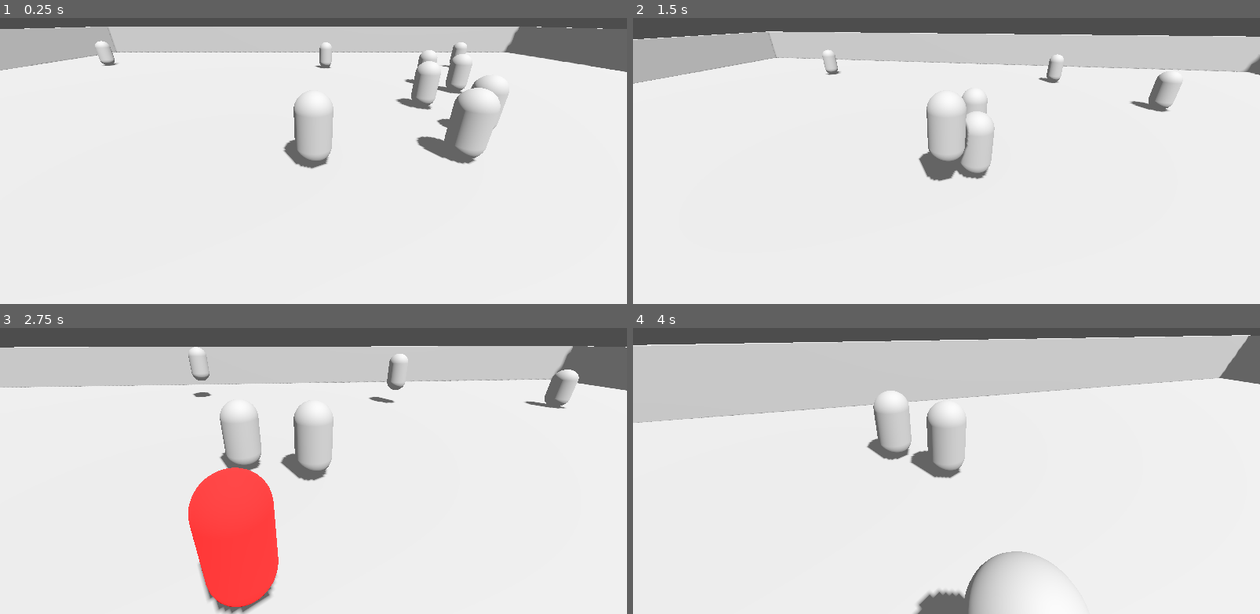
Above: before the commit, frames 1-4 (two rows, left to right).
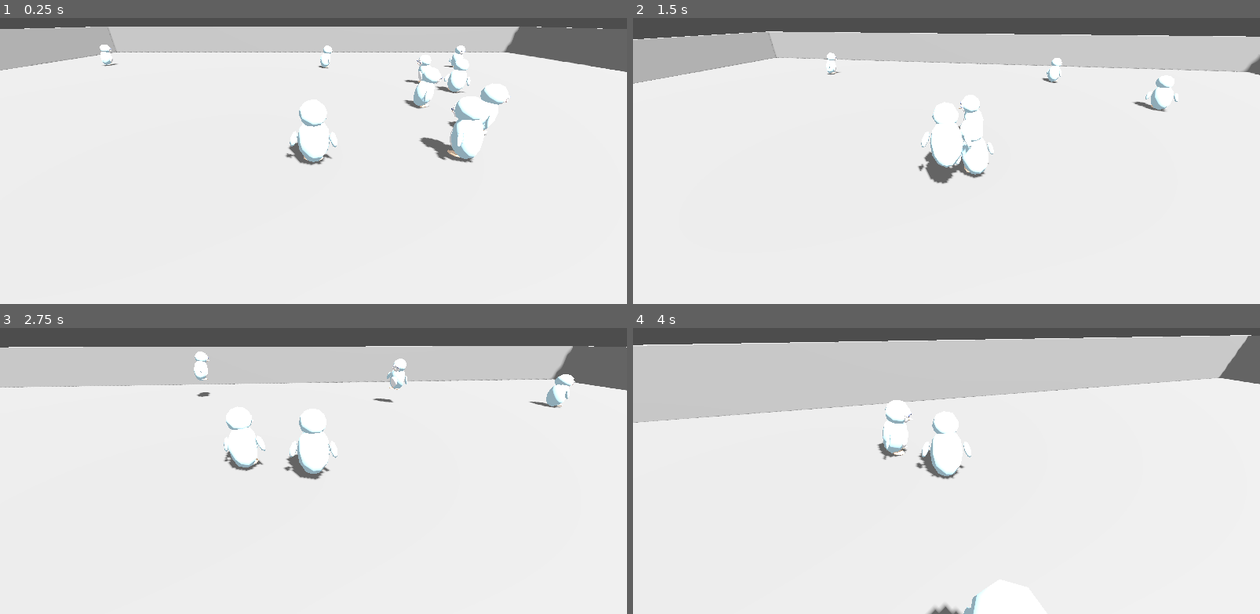
Above: after the commit, the same moments.

Repository: Leewang31/SP-Ai_Agent_Game_V1
Game: Godot game, scene res://scenes/Main.tscn
Two runs of this game, one before a commit and one after it. Both use one fixed random seed, a clock stepped at 60 frames per second and the inputs below.
Inputs (mouse positions are in pixels of both pictures, inside the frame that each line leads up to):
- Up to frame 1 (0.25 s): no input
- Up to frame 2 (1.5 s): move the mouse to (977, 126) at 0.52 s; hold Q (attack) 0.53-1.28 s; hold W (move_forward) from 0.53 s (still down); tap Space (jump) at 0.77, 1.07 s; tap Shift (sprint) at 0.8, 1.35 s; move the mouse to (915, 129) at 1.27 s
- Up to frame 3 (2.75 s): keep holding W (move_forward); tap Space (jump) at 1.52, 1.55, 1.82, 2.1 s; move the mouse to (326, 430) at 2.02 s; hold Q (attack) from 2.03 s (still down)
- Up to frame 4 (4 s): keep holding W (move_forward); move the mouse to (940, 442) at 2.77 s; release Q (attack) at 2.78 s; tap Q (attack) at 2.85 s; tap Space (jump) at 3.02, 3.32, 3.77, 3.8 s; tap Shift (sprint) at 3.05 s; move the mouse to (990, 442) at 3.52 s; hold Shift (sprint) from 3.53 s (still down)

The runs differ from the first frame. In frame 1, 4.6% of the frame differs, in the area x 15-82%, y 7-53%; in frame 2, 3.0%; in frame 3, 9.4%, in the area x 0-100%, y 6-100%; in frame 4, 4.4%.

Commit message:
feat: 로우폴리 펭귄 3D 모델 인게임 적용
- assets/penguin.glb 추가 (108KB, Blender 5.1 제작)
  - 15개 메시 파츠 (파스텔 하늘색+흰색 StandardMaterial3D)
  - 11본 리깅 (root/spine/chest/neck/head/wing×2/leg×2/foot×2)
  - 5개 애니메이션: Idle(2.5s) Move(1.7s) Run(0.8s) Attack(2.1s) Die(2.7s)

- PlayerController.gd: 애니메이션 상태머신 + GLB 동적 로드
  - State enum: IDLE/MOVE/RUN/ATTACK/DIE
  - _spawn_penguin(): GLB 로드 → 스케일/위치 보정 → AnimationPlayer 탐색
  - 루프 애니메이션 자동 설정 (Idle/Move/Run)
  - 공격 종료 콜백 (_on_anim_finished)

- BotController.gd: 동일한 펭귄 모델 + AI 이동/점프/피격 애니메이션

- scenes/Main.tscn, Bot.tscn: 캡슐 메시 visible=false, UID 수정

- README.md: 펭귄 모델 스펙·상태머신 섹션 추가

Co-Authored-By: Claude Sonnet 4.6 <noreply@anthropic.com>

Diff:
--- a/output/godot-project/scenes/Bot.tscn
+++ b/output/godot-project/scenes/Bot.tscn
@@ -11,6 +11,7 @@
 
 [node name="MeshInstance3D" type="MeshInstance3D" parent="."]
 mesh = SubResource("CapsuleMesh_bot1")
+visible = false
 
 [node name="CollisionShape3D" type="CollisionShape3D" parent="."]
 shape = SubResource("CapsuleShape3D_bot1")
--- a/output/godot-project/scenes/Main.tscn
+++ b/output/godot-project/scenes/Main.tscn
@@ -32,6 +32,7 @@
 
 [node name="MeshInstance3D" type="MeshInstance3D" parent="Player"]
 mesh = SubResource("CapsuleMesh_player1")
+visible = false
 
 [node name="CollisionShape3D" type="CollisionShape3D" parent="Player"]
 shape = SubResource("CapsuleShape3D_ply01")
--- a/output/godot-project/scripts/BotController.gd
+++ b/output/godot-project/scripts/BotController.gd
@@ -1,27 +1,75 @@
 extends CharacterBody3D
 
+# ━━━━━━━━━━━━━━━━━━━━━━━━━━━━━━━━━━━━━━━━━━━━━━━━━━
+#  상수
+# ━━━━━━━━━━━━━━━━━━━━━━━━━━━━━━━━━━━━━━━━━━━━━━━━━━
 const MOVE_SPEED     : float = 5.0
 const JUMP_VELOCITY  : float = 4.5
 const GRAVITY        : float = 9.8
-const FALL_DURATION  : float = 1.0
+const FALL_DURATION  : float = 2.5   # die 애니(65f/24fps ≈ 2.7s)
 const DIR_CHANGE_MIN : float = 1.5
 const DIR_CHANGE_MAX : float = 3.5
 const JUMP_MIN       : float = 2.0
 const JUMP_MAX       : float = 5.0
 
+const MODEL_PATH  : String = "res://assets/penguin.glb"
+const MODEL_SCALE : float  = 0.65
+const MODEL_Y     : float  = -1.0
+const LOOP_ANIMS  : Array  = ["Penguin_Idle", "Penguin_Move", "Penguin_Run"]
+
+# ━━━━━━━━━━━━━━━━━━━━━━━━━━━━━━━━━━━━━━━━━━━━━━━━━━
+#  노드 / 변수
+# ━━━━━━━━━━━━━━━━━━━━━━━━━━━━━━━━━━━━━━━━━━━━━━━━━━
 @onready var jump_timer : Timer = $JumpTimer
-@onready var mesh       : MeshInstance3D = $MeshInstance3D
 
-var _move_dir  : Vector3 = Vector3.ZERO
-var _is_fallen : bool    = false
-var _dir_timer : float   = 0.0
+var _move_dir  : Vector3       = Vector3.ZERO
+var _is_fallen : bool          = false
+var _dir_timer : float         = 0.0
+var _anim      : AnimationPlayer = null
 
+# ━━━━━━━━━━━━━━━━━━━━━━━━━━━━━━━━━━━━━━━━━━━━━━━━━━
+#  초기화
+# ━━━━━━━━━━━━━━━━━━━━━━━━━━━━━━━━━━━━━━━━━━━━━━━━━━
 func _ready() -> void:
 	add_to_group("bots")
 	jump_timer.timeout.connect(_on_jump_timer_timeout)
 	_change_direction()
 	_start_jump_timer()
+	_spawn_penguin()
 
+func _spawn_penguin() -> void:
+	var res := load(MODEL_PATH)
+	if not res:
+		return
+	var model : Node3D = res.instantiate()
+	model.name               = "PenguinModel"
+	model.rotation_degrees.y = 180.0
+	model.scale              = Vector3.ONE * MODEL_SCALE
+	model.position.y         = MODEL_Y
+	add_child(model)
+
+	_anim = _find_anim_player(model)
+	if not _anim:
+		return
+
+	for anim_name in LOOP_ANIMS:
+		if _anim.has_animation(anim_name):
+			_anim.get_animation(anim_name).loop_mode = Animation.LOOP_LINEAR
+
+	_play_anim("Penguin_Move")
+
+func _find_anim_player(node: Node) -> AnimationPlayer:
+	if node is AnimationPlayer:
+		return node
+	for child in node.get_children():
+		var found := _find_anim_player(child)
+		if found:
+			return found
+	return null
+
+# ━━━━━━━━━━━━━━━━━━━━━━━━━━━━━━━━━━━━━━━━━━━━━━━━━━
+#  물리 처리
+# ━━━━━━━━━━━━━━━━━━━━━━━━━━━━━━━━━━━━━━━━━━━━━━━━━━
 func _physics_process(delta: float) -> void:
 	if _is_fallen:
 		return
@@ -36,29 +84,44 @@
 	velocity.x = _move_dir.x * MOVE_SPEED
 	velocity.z = _move_dir.z * MOVE_SPEED
 
+	# 이동 방향으로 회전 (펭귄 모델이 180° 보정이 되어 있으므로 그대로 사용)
+	if _move_dir.length() > 0.1:
+		look_at(global_position + _move_dir, Vector3.UP)
+
 	move_and_slide()
 
 func _change_direction() -> void:
-	var angle := randf() * TAU
-	_move_dir = Vector3(cos(angle), 0.0, sin(angle))
-	_dir_timer = randf_range(DIR_CHANGE_MIN, DIR_CHANGE_MAX)
+	var angle  := randf() * TAU
+	_move_dir   = Vector3(cos(angle), 0.0, sin(angle))
+	_dir_timer  = randf_range(DIR_CHANGE_MIN, DIR_CHANGE_MAX)
 
 func _start_jump_timer() -> void:
 	jump_timer.wait_time = randf_range(JUMP_MIN, JUMP_MAX)
-	jump_timer.one_shot = true
+	jump_timer.one_shot  = true
 	jump_timer.start()
 
+# ━━━━━━━━━━━━━━━━━━━━━━━━━━━━━━━━━━━━━━━━━━━━━━━━━━
+#  피격 / 사망
+# ━━━━━━━━━━━━━━━━━━━━━━━━━━━━━━━━━━━━━━━━━━━━━━━━━━
 func take_hit() -> void:
 	if _is_fallen:
 		return
 	_is_fallen = true
-	velocity = Vector3.ZERO
-	var mat := StandardMaterial3D.new()
-	mat.albedo_color = Color(1.0, 0.15, 0.15)
-	mesh.material_override = mat
+	velocity   = Vector3.ZERO
+	_play_anim("Penguin_Die")
 	get_tree().create_timer(FALL_DURATION).timeout.connect(queue_free)
 
 func _on_jump_timer_timeout() -> void:
 	if not _is_fallen and is_on_floor():
 		velocity.y = JUMP_VELOCITY
 	_start_jump_timer()
+
+# ━━━━━━━━━━━━━━━━━━━━━━━━━━━━━━━━━━━━━━━━━━━━━━━━━━
+#  애니메이션 헬퍼
+# ━━━━━━━━━━━━━━━━━━━━━━━━━━━━━━━━━━━━━━━━━━━━━━━━━━
+func _play_anim(anim_name: String) -> void:
+	if not _anim or not _anim.has_animation(anim_name):
+		return
+	if _anim.current_animation == anim_name:
+		return
+	_anim.play(anim_name)
--- a/output/godot-project/scripts/PlayerController.gd
+++ b/output/godot-project/scripts/PlayerController.gd
@@ -1,5 +1,8 @@
 extends CharacterBody3D
 
+# ━━━━━━━━━━━━━━━━━━━━━━━━━━━━━━━━━━━━━━━━━━━━━━━━━━
+#  상수
+# ━━━━━━━━━━━━━━━━━━━━━━━━━━━━━━━━━━━━━━━━━━━━━━━━━━
 const MOVE_SPEED        : float = 5.0
 const SPRINT_MULTIPLIER : float = 1.8
 const JUMP_VELOCITY     : float = 4.5
@@ -10,59 +13,176 @@
 const CAM_PITCH_MIN     : float = -1.22
 const CAM_PITCH_MAX     : float =  0.35
 
+const MODEL_PATH  : String = "res://assets/penguin.glb"
+const MODEL_SCALE : float  = 0.65
+const MODEL_Y     : float  = -1.0
+
+# 루프 재생할 애니메이션 목록
+const LOOP_ANIMS  : Array  = ["Penguin_Idle", "Penguin_Move", "Penguin_Run"]
+
+# ━━━━━━━━━━━━━━━━━━━━━━━━━━━━━━━━━━━━━━━━━━━━━━━━━━
+#  상태 정의
+# ━━━━━━━━━━━━━━━━━━━━━━━━━━━━━━━━━━━━━━━━━━━━━━━━━━
+enum State { IDLE, MOVE, RUN, ATTACK, DIE }
+
+# ━━━━━━━━━━━━━━━━━━━━━━━━━━━━━━━━━━━━━━━━━━━━━━━━━━
+#  노드 참조
+# ━━━━━━━━━━━━━━━━━━━━━━━━━━━━━━━━━━━━━━━━━━━━━━━━━━
 @onready var spring_arm : SpringArm3D = $SpringArm3D
-@onready var mesh       : MeshInstance3D = $MeshInstance3D
 
+var _state : State         = State.IDLE
+var _anim  : AnimationPlayer = null
+
+# ━━━━━━━━━━━━━━━━━━━━━━━━━━━━━━━━━━━━━━━━━━━━━━━━━━
+#  초기화
+# ━━━━━━━━━━━━━━━━━━━━━━━━━━━━━━━━━━━━━━━━━━━━━━━━━━
 func _ready() -> void:
 	spring_arm.spring_length = CAM_DISTANCE
-	spring_arm.rotation.x = deg_to_rad(-25.0)
+	spring_arm.rotation.x    = deg_to_rad(-25.0)
 	Input.set_mouse_mode(Input.MOUSE_MODE_CAPTURED)
+	_spawn_penguin()
 
+func _spawn_penguin() -> void:
+	var res := load(MODEL_PATH)
+	if not res:
+		push_warning("[Player] penguin.glb 로드 실패 – MODEL_PATH: " + MODEL_PATH)
+		return
+
+	var model : Node3D = res.instantiate()
+	model.name               = "PenguinModel"
+	model.rotation_degrees.y = 180.0        # Blender -Y → Godot +Z 보정
+	model.scale              = Vector3.ONE * MODEL_SCALE
+	model.position.y         = MODEL_Y      # 발 위치를 캡슐 하단에 맞춤
+	add_child(model)
+
+	# AnimationPlayer 탐색 (GLB 내부 경로가 버전마다 다를 수 있음)
+	_anim = _find_anim_player(model)
+	if not _anim:
+		push_warning("[Player] AnimationPlayer를 GLB 안에서 찾지 못했습니다")
+		return
+
+	# 루프 애니메이션 설정
+	for anim_name in LOOP_ANIMS:
+		if _anim.has_animation(anim_name):
+			_anim.get_animation(anim_name).loop_mode = Animation.LOOP_LINEAR
+
+	# 공격 애니메이션 종료 콜백
+	_anim.animation_finished.connect(_on_anim_finished)
+	_play_anim("Penguin_Idle")
+
+func _find_anim_player(node: Node) -> AnimationPlayer:
+	if node is AnimationPlayer:
+		return node
+	for child in node.get_children():
+		var found := _find_anim_player(child)
+		if found:
+			return found
+	return null
+
+# ━━━━━━━━━━━━━━━━━━━━━━━━━━━━━━━━━━━━━━━━━━━━━━━━━━
+#  입력
+# ━━━━━━━━━━━━━━━━━━━━━━━━━━━━━━━━━━━━━━━━━━━━━━━━━━
 func _input(event: InputEvent) -> void:
+	if _state == State.DIE:
+		return
 	if event is InputEventMouseMotion:
 		rotate_y(-event.relative.x * MOUSE_SENSITIVITY)
 		spring_arm.rotate_x(-event.relative.y * MOUSE_SENSITIVITY)
 		spring_arm.rotation.x = clamp(spring_arm.rotation.x, CAM_PITCH_MIN, CAM_PITCH_MAX)
 	elif event.is_action_pressed("ui_cancel") and not event.is_echo():
-		if Input.get_mouse_mode() == Input.MOUSE_MODE_CAPTURED:
-			Input.set_mouse_mode(Input.MOUSE_MODE_VISIBLE)
-		else:
-			Input.set_mouse_mode(Input.MOUSE_MODE_CAPTURED)
+		var captured := Input.get_mouse_mode() == Input.MOUSE_MODE_CAPTURED
+		Input.set_mouse_mode(
+			Input.MOUSE_MODE_VISIBLE if captured else Input.MOUSE_MODE_CAPTURED
+		)
 	elif event.is_action_pressed("attack") and not event.is_echo():
 		_do_attack()
 
+# ━━━━━━━━━━━━━━━━━━━━━━━━━━━━━━━━━━━━━━━━━━━━━━━━━━
+#  물리 처리
+# ━━━━━━━━━━━━━━━━━━━━━━━━━━━━━━━━━━━━━━━━━━━━━━━━━━
 func _physics_process(delta: float) -> void:
+	if _state == State.DIE:
+		return
+
+	# 중력
 	if not is_on_floor():
 		velocity.y -= GRAVITY * delta
 
+	# 점프
 	if Input.is_action_just_pressed("jump") and is_on_floor():
 		velocity.y = JUMP_VELOCITY
 
-	var input_dir := _get_input_direction()
-	var forward   := -transform.basis.z
-	var right     := transform.basis.x
-	var move_dir  := forward * input_dir.y + right * input_dir.x
-
-	var speed := MOVE_SPEED * (SPRINT_MULTIPLIER if Input.is_action_pressed("sprint") else 1.0)
-
+	# 이동
+	var input_dir   := _get_input_dir()
+	var is_sprint   := Input.is_action_pressed("sprint")
+	var forward     := -transform.basis.z
+	var right       := transform.basis.x
+	var move_dir    := (forward * input_dir.y + right * input_dir.x)
+	var speed       := MOVE_SPEED * (SPRINT_MULTIPLIER if is_sprint else 1.0)
 	velocity.x = move_dir.x * speed
 	velocity.z = move_dir.z * speed
-
 	move_and_slide()
 
-func _get_input_direction() -> Vector2:
-	return Input.get_vector("move_left", "move_right", "move_backward", "move_forward").normalized()
+	# 애니메이션 상태 갱신 (공격 중이 아닐 때)
+	if _state != State.ATTACK:
+		_update_state(input_dir, is_sprint)
+
+func _get_input_dir() -> Vector2:
+	return Input.get_vector(
+		"move_left", "move_right", "move_backward", "move_forward"
+	).normalized()
+
+# ━━━━━━━━━━━━━━━━━━━━━━━━━━━━━━━━━━━━━━━━━━━━━━━━━━
+#  애니메이션 상태 머신
+# ━━━━━━━━━━━━━━━━━━━━━━━━━━━━━━━━━━━━━━━━━━━━━━━━━━
+func _update_state(input_dir: Vector2, sprint: bool) -> void:
+	var new_state := State.IDLE
+	if input_dir.length() > 0.1:
+		new_state = State.RUN if sprint else State.MOVE
+	if new_state == _state:
+		return
+	_state = new_state
+	_play_anim(_anim_name(_state))
 
 func _do_attack() -> void:
-	_play_attack_motion()
-	var bots := get_tree().get_nodes_in_group("bots")
-	for bot in bots:
+	if _state == State.ATTACK:
+		return
+	_state = State.ATTACK
+	_play_anim("Penguin_Attack")
+	# 범위 내 봇 타격
+	for bot in get_tree().get_nodes_in_group("bots"):
 		if global_position.distance_to(bot.global_position) <= ATTACK_RANGE:
-			bot.take_hit()
+			if bot.has_method("take_hit"):
+				bot.take_hit()
 			break
 
-func _play_attack_motion() -> void:
-	var forward := -transform.basis.z * 0.35
-	var tween := create_tween()
-	tween.tween_property(mesh, "position", forward, 0.08)
-	tween.tween_property(mesh, "position", Vector3.ZERO, 0.10)
+func die() -> void:
+	if _state == State.DIE:
+		return
+	_state = State.DIE
+	velocity = Vector3.ZERO
+	_play_anim("Penguin_Die")
+
+func _on_anim_finished(anim_name: String) -> void:
+	if anim_name == "Penguin_Attack":
+		_state = State.IDLE
+		_play_anim("Penguin_Idle")
+
+func _play_anim(anim_name: String) -> void:
+	if not _anim:
+		return
+	if not _anim.has_animation(anim_name):
+		push_warning("[Player] 애니메이션 없음: " + anim_name)
+		return
+	if _anim.current_animation == anim_name:
+		return
+	_anim.play(anim_name)
+
+func _anim_name(state: State) -> String:
+	match state:
+		State.IDLE:   return "Penguin_Idle"
+		State.MOVE:   return "Penguin_Move"
+		State.RUN:    return "Penguin_Run"
+		State.ATTACK: return "Penguin_Attack"
+		State.DIE:    return "Penguin_Die"
+	return "Penguin_Idle"
Binary file added: output/godot-project/assets/penguin.glb
Not shown: 1 places in output/godot-project/scenes/Bot.tscn that only renumber resources
Not shown: 1 places in output/godot-project/scenes/Main.tscn that only renumber resources
Not shown, added: output/godot-project/scripts/GameManager.gd.uid
Not shown, added: output/godot-project/scripts/MapGenerator.gd.uid
Not shown, changed: README.md
